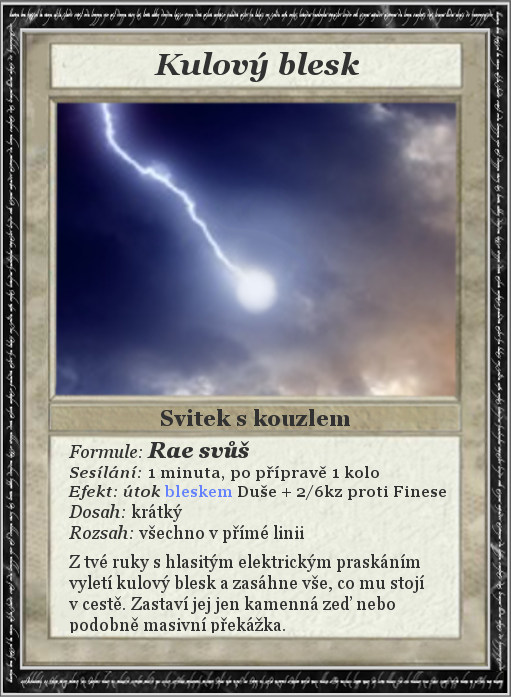
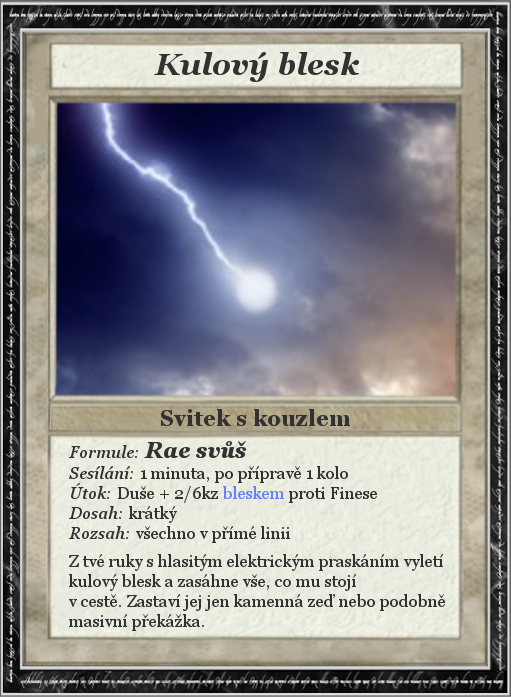
Two versions of the same layered image (511×697). Layer-by-layer changes:
painted on "Formule: Rae svůš ..." over [68,441,446,633]
